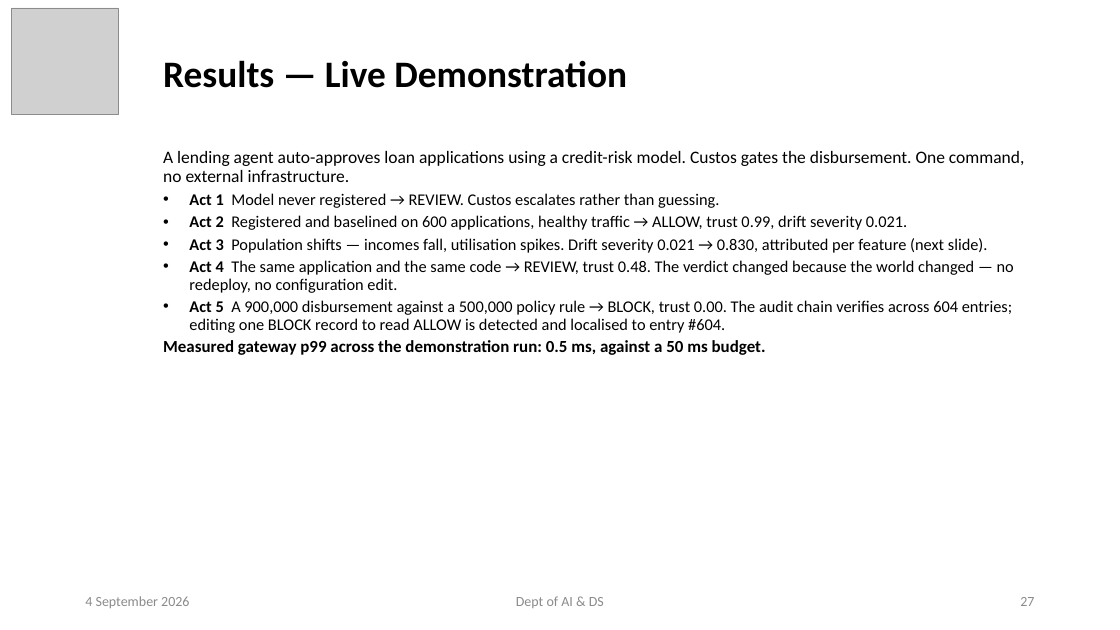
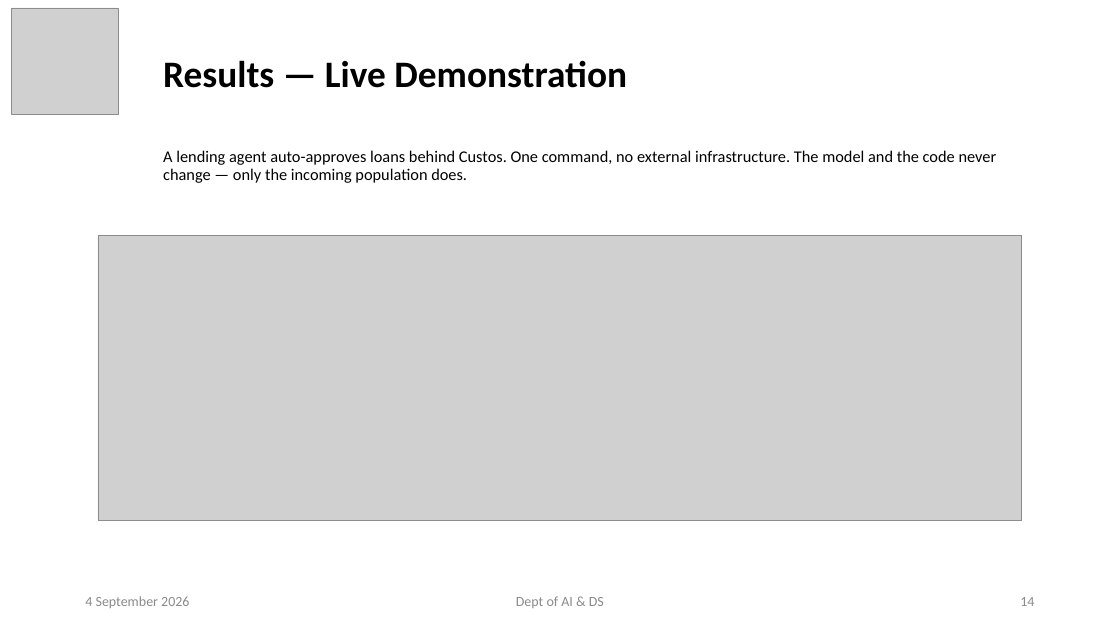
Before and after one commit to ayushpandey0201/custos, a slide deck: slide 14 of docs/presentations/Custos_Phase2_Review1.pptx (slide 27 before the commit). Drawn at 1120x630 pixels with LibreOffice and Linux fonts; fonts in the diff are those of the drawing; grey boxes stand for pictures. Boxes give left, top, right and bottom in pixels: in the first picture for what was removed or moved away, otherwise in the second. Text is boxed around its words. In the diff, an @@ line names an element or a change of style, - is before the commit and + after.

```diff
--- a/docs/presentations/Custos_Phase2_Review1.pptx
+++ b/docs/presentations/Custos_Phase2_Review1.pptx
@@ subtitle at <box>163,150,997,183</box>: text changed @@
-A lending agent auto-approves loan applications using a credit-risk model. Custos gates the disbursement. One command, no external infrastructure.
-• Act 1 Model never registered → REVIEW. Custos escalates rather than guessing.
-• Act 2 Registered and baselined on 600 applications, healthy traffic → ALLOW, trust 0.99, drift severity 0.021.
-• Act 3 Population shifts — incomes fall, utilisation spikes. Drift severity 0.021 → 0.830, attributed per feature (next slide).
-• Act 4 The same application and the same code → REVIEW, trust 0.48. The verdict changed because the world changed — no redeploy, no configuration edit.
-• Act 5 A 900,000 disbursement against a 500,000 policy rule → BLOCK, trust 0.00. The audit chain verifies across 604 entries; editing one BLOCK record to read ALLOW is detected and localised to entry #604.
-Measured gateway p99 across the demonstration run: 0.5 ms, against a 50 ms budget.
+A lending agent auto-approves loans behind Custos. One command, no external infrastructure. The model and the code never change — only the incoming population does.
@@ picture added at <box>98,235,1023,521</box> @@
@@ page number at <box>1020,597,1034,606</box>: text changed @@
-27
+14
```
Also in this commit, not shown: 14 other slides changed, 1 slide added, 16 slides removed, 7 other files.
